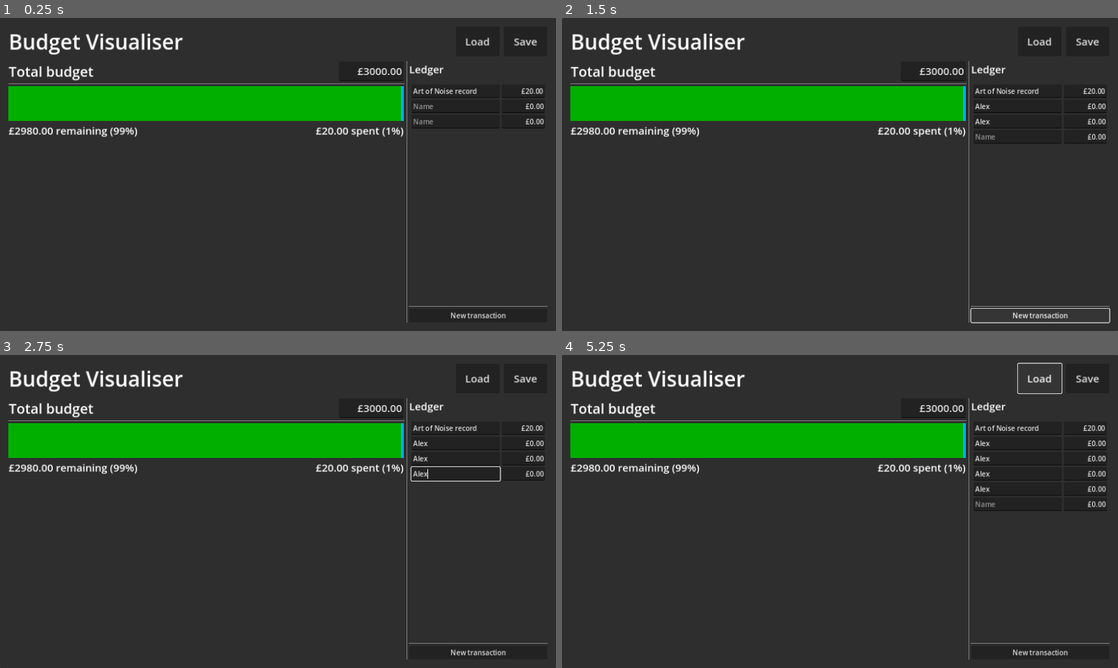
Above: before the commit, frames 1-4 (two rows, left to right).
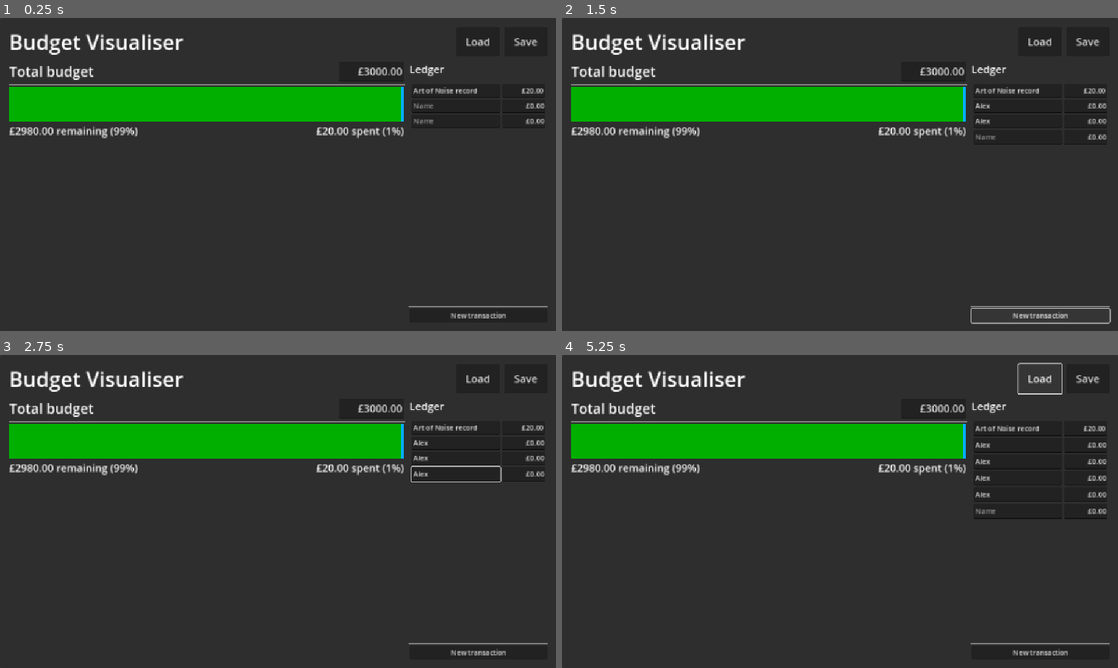
Above: after the commit, the same moments.

Repository: phrasmotica/budget-visualiser
Game: Godot game, scene res://app.tscn
Same seed, same stepped clock (60 frames per second), same inputs: the game is played once before the commit and once after it.
Inputs (mouse positions are in pixels of both pictures, inside the frame that each line leads up to):
- Up to frame 1 (0.25 s): no input
- Up to frame 2 (1.5 s): click (1017, 105) at 0.52 s; type "Alex" at 0.6 s; click (1017, 121) at 0.75 s; type "Alex" at 0.83 s; click "New transaction" at 1.25 s
- Up to frame 3 (2.75 s): click (455, 473) at 2.02 s; type "Alex" at 2.1 s
- Up to frame 4 (5.25 s): click "New transaction" at 2.75 s; click (1017, 489) at 3.52 s; type "Alex" at 3.6 s; click "New transaction" at 4.25 s; click "Load" at 5 s

The runs differ from the first frame. In frame 1, 3.0% of the frame differs, in the area x 1-99%, y 4-98%; in frame 2, 3.3%; in frame 3, 3.3%; in frame 4, 3.9%, in the area x 1-99%, y 2-98%.

Commit message:
Resize window to 75% of screen width and height when ready

Diff:
--- a/scripts/ui.gd
+++ b/scripts/ui.gd
@@ -12,6 +12,20 @@
 
 var _save_data: SaveData
 var _app_ready := false
+
+func _ready():
+	if not Engine.is_editor_hint():
+		var screen_size := DisplayServer.screen_get_size()
+		var small_window_size := screen_size * 3 / 4
+
+		# display at 16:9 regardless of screen's aspect ratio
+		var small_window_height := small_window_size.x * 9.0 / 16
+		small_window_size.y = int(small_window_height)
+
+		var window := get_window()
+
+		window.size = small_window_size
+		window.move_to_center()
 
 func _on_saver_loader_loaded_data(data: SaveData) -> void:
 	_save_data = data
